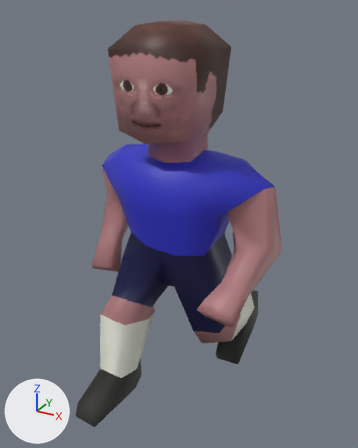
What one commit did to the Blender file models/man.blend.
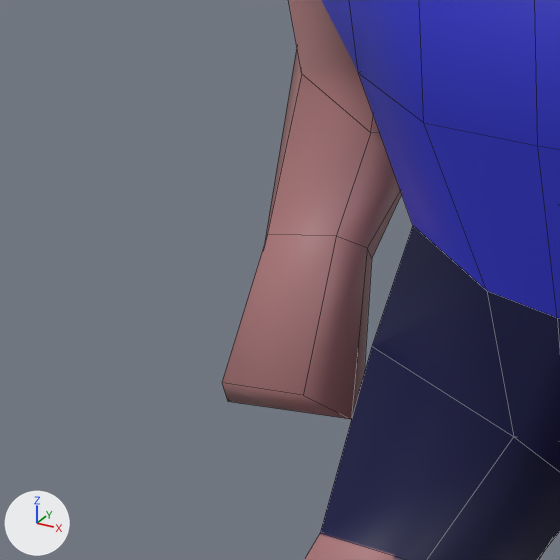
The first picture shows the older version from a camera (50 mm lens) standing at (0.991, -1.87, 1.738) and looking at (0.003, -0.074, 0.84). The close-ups show the older and then the newer version on the part from 13% to 45% of the width and 41% to 67% of the height of that picture. Only the edits that show in the close-ups are written down. The axes (+X, +Y, +Z) are drawn at lower left. The lights are the same throughout. Both versions are drawn at frame 2 of the action 'run'; the numbers are the values there. The close-ups show mesh edges as thin lines.

Names of what the first close-up shows: 'body mesh'.
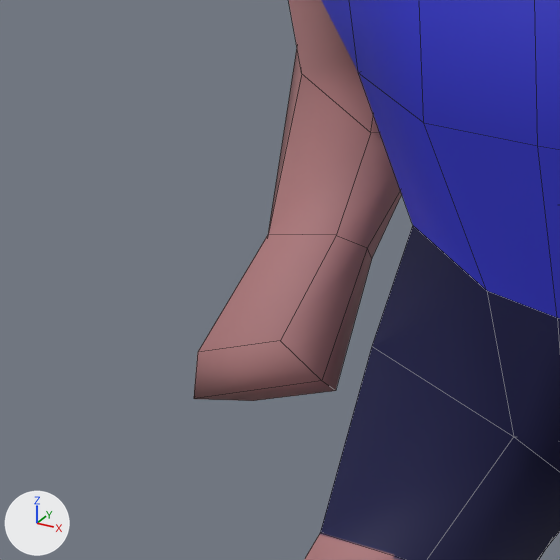
Where the change shows, as pixel boxes (x1, y1, x2, y2) in the close-ups (560 x 560 px; the box of a moved part takes in the faces that stretch with it):
'body mesh', reshaped: before (222, 0, 560, 560); after (194, 0, 560, 560)
part 1 of me_cube, moved or reshaped: before (222, 48, 372, 419); after (194, 49, 372, 401)

The change, as a diff of the scene's bpy script:
```diff
--- a/models/man.blend.py
+++ b/models/man.blend.py
@@ me_cube @@
 me_cube.from_pydata(...)  # 188 vertices, 182 faces; spans x -0.52..0.48, y -0.57..0.4, z -0.01..1.69
 # used by ob_body_mesh; location = (0.0, 0.0, 0.0)
-me_cube.vertices[76].co = (-0.34, -0.16, 0.57)  # pixel (303, 395)
-me_cube.vertices[77].co = (-0.33, -0.08, 0.53)
-me_cube.vertices[78].co = (-0.45, -0.16, 0.56)  # pixel (221, 382)
-me_cube.vertices[79].co = (-0.44, -0.08, 0.52)
-me_cube.vertices[97].co = (-0.46, -0.06, 0.66)
-me_cube.vertices[102].co = (-0.31, -0.13, 0.54)  # pixel (351, 419)
-me_cube.vertices[103].co = (-0.47, -0.12, 0.51)  # pixel (227, 401)
+# me_cube part 1
+me_cube.vertices[76].co = (-0.34, -0.2, 0.65)  # pixel (280, 340)
+me_cube.vertices[77].co = (-0.31, -0.15, 0.58)  # pixel (335, 390)
+me_cube.vertices[78].co = (-0.44, -0.2, 0.61)  # pixel (197, 352)
+me_cube.vertices[79].co = (-0.42, -0.15, 0.54)  # pixel (253, 400)
+me_cube.vertices[97].co = (-0.46, -0.06, 0.65)
+me_cube.vertices[102].co = (-0.3, -0.19, 0.61)  # pixel (321, 380)
+me_cube.vertices[103].co = (-0.46, -0.19, 0.55)  # pixel (193, 398)
 me_cube.materials.append(mat_player)
```
